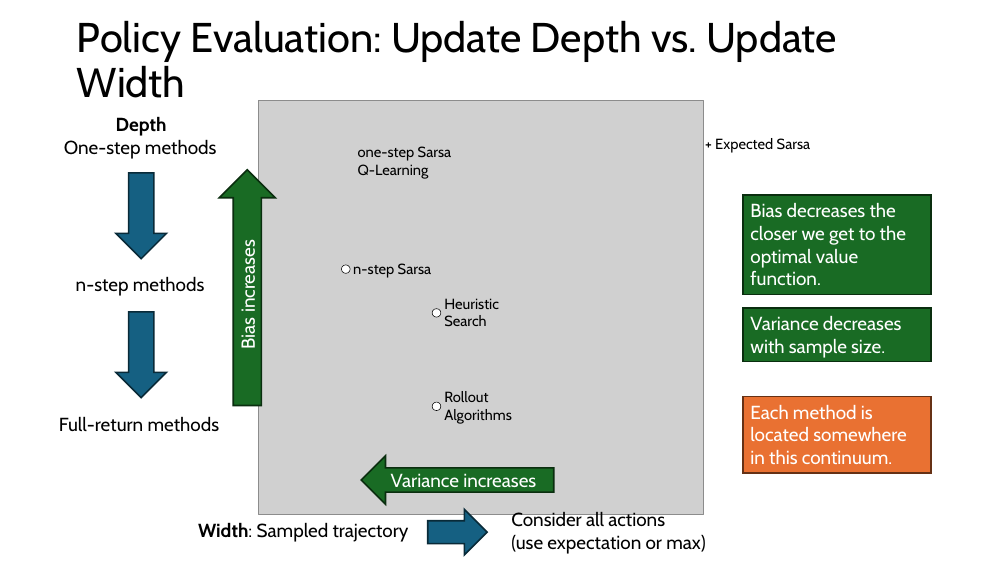
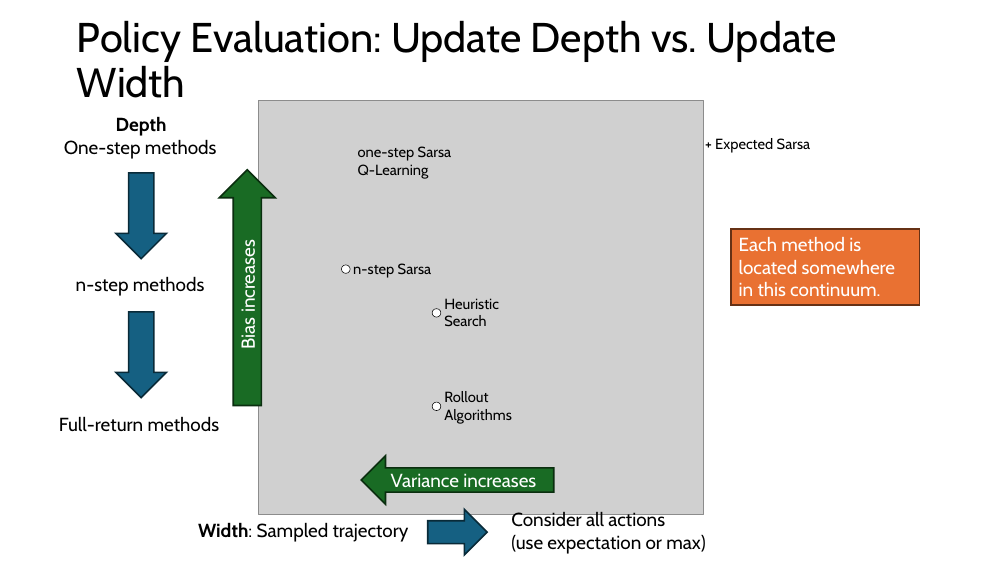
Before and after one commit to mhahsler/Introduction_to_Reinforcement_Learning, a slide deck: slide 20 of slides/Lecture_Chapter08.pptx. Drawn at 1008x567 pixels with LibreOffice and Linux fonts; fonts in the diff are those of the drawing; grey boxes stand for pictures. Boxes give left, top, right and bottom in pixels: in the first picture for what was removed or moved away, otherwise in the second. Text is boxed around its words. In the diff, an @@ line names an element or a change of style, - is before the commit and + after.

```diff
--- a/slides/Lecture_Chapter08.pptx
+++ b/slides/Lecture_Chapter08.pptx
@@ rectangle removed at [743, 195, 932, 294] @@
-Bias decreases the closer we get to the optimal value function.
@@ rectangle "Each method is located somewhere ...": place and size @@
-rectangle "Each method is located somewhere ..." at [743, 397, 932, 473]
+rectangle "Each method is located somewhere ..." at [731, 229, 920, 306]
@@ rectangle removed at [743, 308, 932, 361] @@
-Variance decreases with sample size.
```
Also in this commit, not shown: 5 other slides changed, 5 other files.
